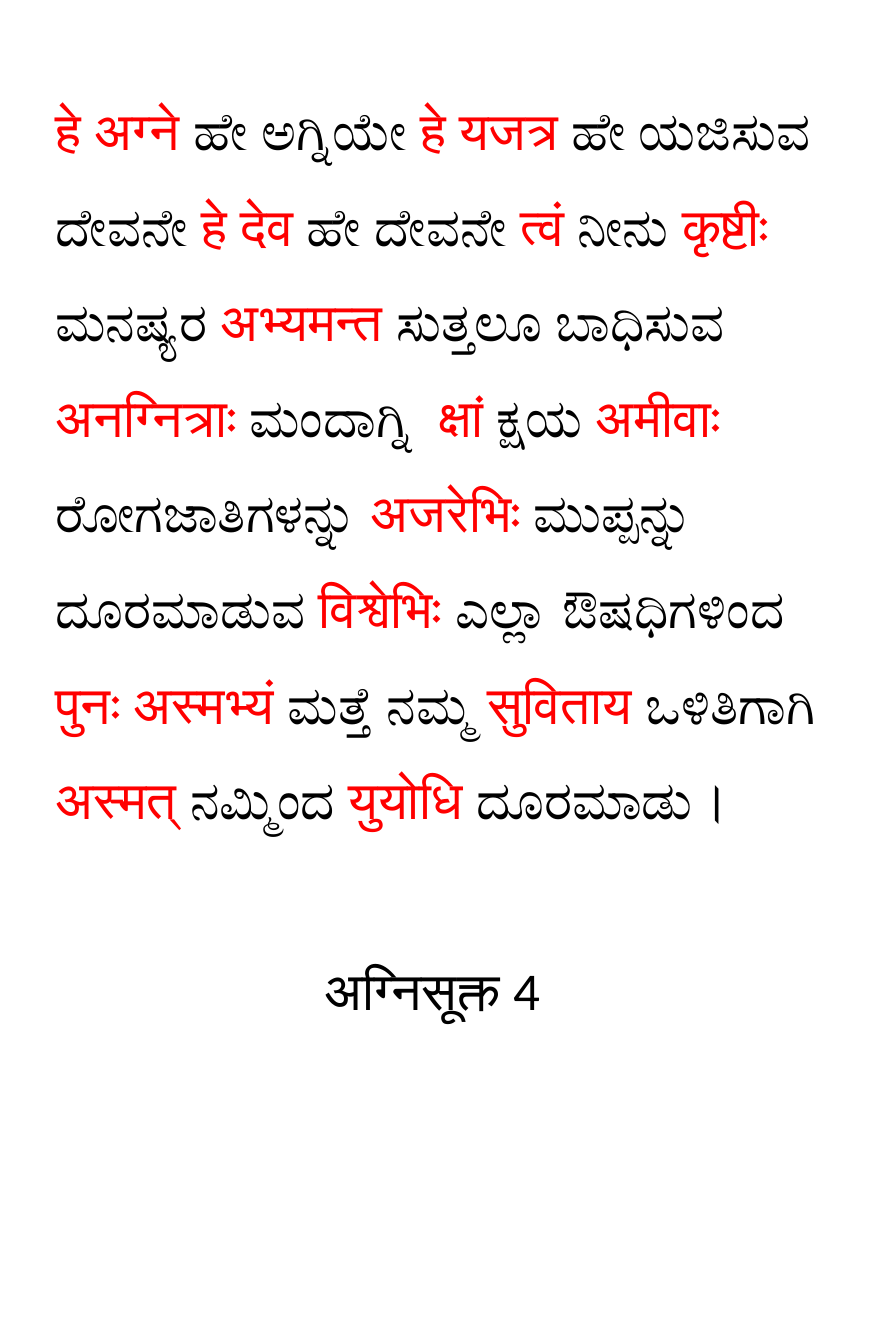
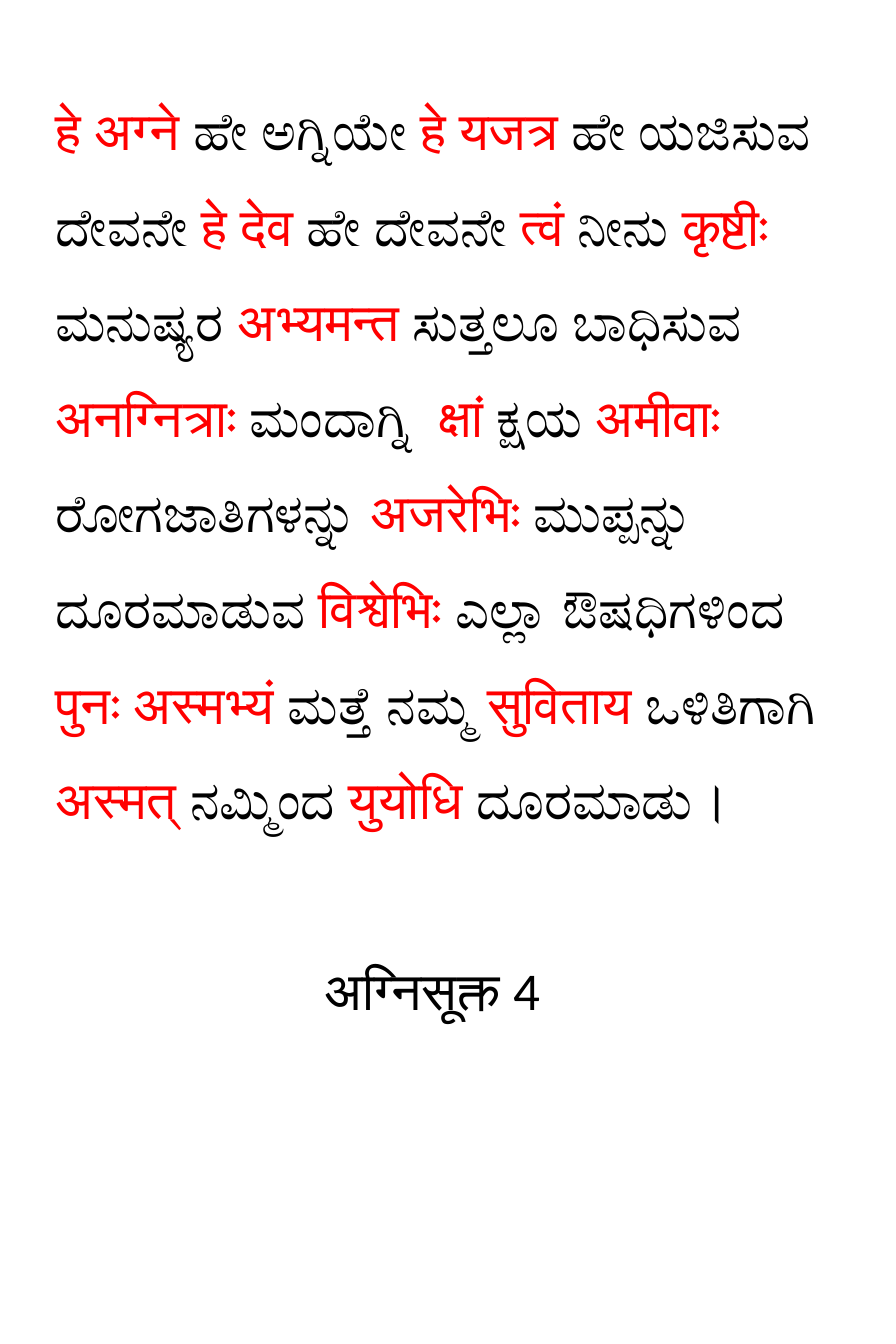
Before and after one commit to GIRISHVBHAGWAT/MY_Documents, a slide deck: slide 4 of Sookta_Artha/agni_sookta.pptx. Drawn at 896x1344 pixels with LibreOffice and Linux fonts; fonts in the diff are those of the drawing. Boxes give left, top, right and bottom in pixels: in the first picture for what was removed or moved away, otherwise in the second. Text is boxed around its words. In the diff, an @@ line names an element or a change of style, - is before the commit and + after.

```diff
--- a/Sookta_Artha/agni_sookta.pptx
+++ b/Sookta_Artha/agni_sookta.pptx
@@ title at bbox=[55, 109, 815, 1024]: text changed @@
-हे अग्ने ಹೇ ಅಗ್ನಿಯೇ हे यजत्र ಹೇ ಯಜಿಸುವ ದೇವನೇ हे देव ಹೇ ದೇವನೇ त्वं ನೀನು कृष्टीः ಮನಷ್ಯರ अभ्यमन्त ಸುತ್ತಲೂ ಬಾಧಿಸುವ अनग्नित्राः ಮಂದಾಗ್ನಿ क्षां ಕ್ಷಯ अमीवाः ರೋಗಜಾತಿಗಳನ್ನು अजरेभिः ಮುಪ್ಪನ್ನು ದೂರಮಾಡುವ विश्वेभिः ಎಲ್ಲಾ ಔಷಧಿಗಳಿಂದ पुनः अस्मभ्यं ಮತ್ತೆ ನಮ್ಮ सुविताय ಒಳಿತಿಗಾಗಿ अस्मत् ನಮ್ಮಿಂದ युयोधि ದೂರಮಾಡು।
-अग्निसूक्त 4
+हे अग्ने ಹೇ ಅಗ್ನಿಯೇ हे यजत्र ಹೇ ಯಜಿಸುವ ದೇವನೇ हे देव ಹೇ ದೇವನೇ त्वं ನೀನು कृष्टीः ಮನುಷ್ಯರ अभ्यमन्त ಸುತ್ತಲೂ ಬಾಧಿಸುವ अनग्नित्राः ಮಂದಾಗ್ನಿ क्षां ಕ್ಷಯ अमीवाः ರೋಗಜಾತಿಗಳನ್ನು अजरेभिः ಮುಪ್ಪನ್ನು ದೂರಮಾಡುವ विश्वेभिः ಎಲ್ಲಾ ಔಷಧಿಗಳಿಂದ पुनः अस्मभ्यं ಮತ್ತೆ ನಮ್ಮ सुविताय ಒಳಿತಿಗಾಗಿ अस्मत् ನಮ್ಮಿಂದ युयोधि ದೂರಮಾಡು।
+अग्निसूक्त 4
```
Also in this commit, not shown: 1 other file.
